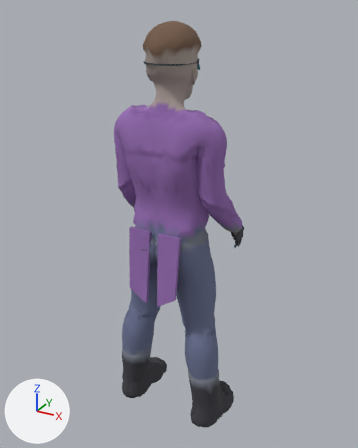
The glTF model assets/models/characters/primm_parts/primm_skinned.glb as it was, and as the next commit left it.
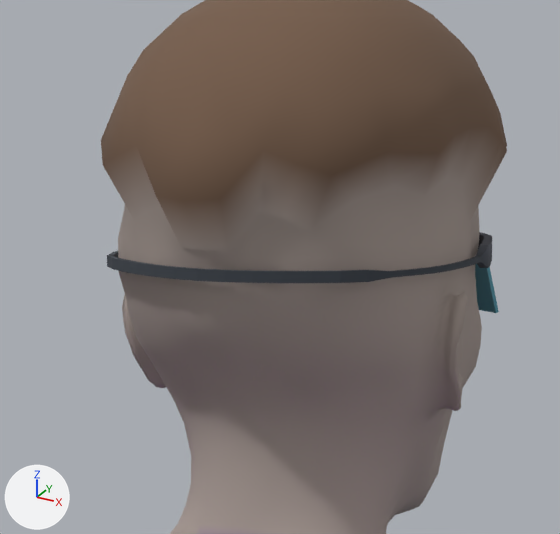
Each version is shown whole from a camera (50 mm lens) standing at (0.988, -1.683, 1.849) and looking at (-0.009, 0.13, 0.943), then close up on the part from 36% to 58% of the width and 5% to 23% of the height. Lighting does not change. The marker at lower left points along +X, +Y and +Z. The last two pictures show the newer version. Vertices at exactly the same position are counted once.

In view in the first close-up: 'Primm'.
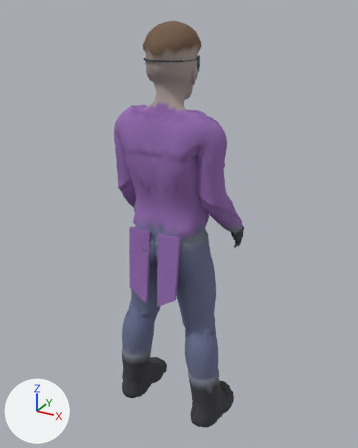
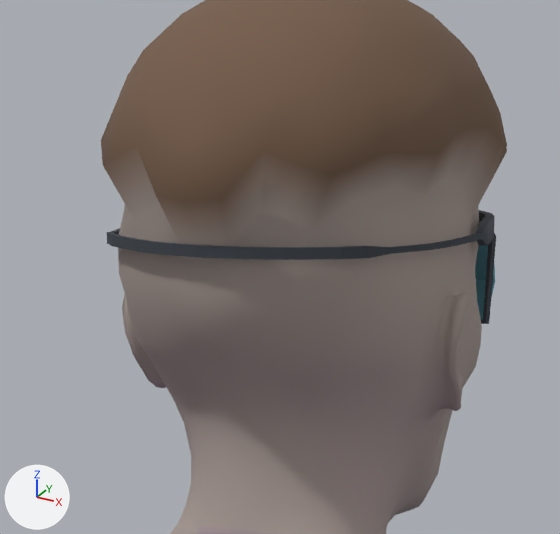
Location of each change, [x1, y1, x2, y2] in pixels of the close-ups (560 x 534 px; the box of a moved part takes in the faces that stretch with it):
part 1 of me_primm, rebuilt
    before: [475, 264, 499, 313]
    after: [475, 245, 495, 320]
part 2 of me_primm, added
    after: [481, 233, 496, 324]
part 3 of me_primm, moved or reshaped
    before: [107, 232, 492, 283]
    after: [107, 210, 495, 260]
part 4 of me_primm, recoloured
    before: [476, 233, 492, 261]
    after: [477, 219, 494, 245]

The change, as a diff of the scene's bpy script:
```diff
--- a/assets/models/characters/primm_parts/primm_skinned.glb.py
+++ b/assets/models/characters/primm_parts/primm_skinned.glb.py
@@ me_primm @@
 # used by ob_primm; location = (0.0, 0.0, 0.0)
-me_primm.from_pydata(...)  # 7959 vertices, 15893 faces; spans x -0.29..0.29, y -0.13..0.36, z 0.0..1.8
+me_primm.from_pydata(...)  # 8007 vertices, 15985 faces; spans x -0.29..0.29, y -0.13..0.36, z 0.0..1.8
+# me_primm part 1: the loose piece of 8 vertices spanning x 0.0..0.07, y 0.16..0.2, z 1.62..1.65 is rebuilt with 12 vertices and now spans x 0.0..0.07, y 0.15..0.18, z 1.61..1.66
+# me_primm part 2: a new loose piece of 24 vertices spanning x 0.0..0.07, y 0.15..0.18, z 1.61..1.67, in mat_heroskin
+# me_primm part 3
+# 50 vertices are removed from x -0.1..0.1, y -0.06..0.18, z 1.65..1.66
+# 295 faces are deleted
+# 21 vertices in x -0.1..0.1, y -0.05..0.09, z 1.65 move by (0.0, 0.0, 0.02)
+# 19 vertices in x -0.1..0.1, y 0.0..0.09, z 1.65 move by (0.0, 0.0, 0.01)
+# 6 vertices in x -0.1..0.09, y 0.08..0.18, z 1.65 move by (0.01, 0.0, 0.02)
+# 5 vertices in x -0.09..0.1, y -0.04..0.17, z 1.65 move by (-0.01, 0.0, 0.02)
+# 4 vertices in x -0.09..0.08, y -0.05..0.14, z 1.65 move by (0.0, -0.01, 0.02)
+# 3 vertices in x -0.09..0.08, y 0.0..0.13, z 1.65 move by (0.0, 0.01, 0.02)
+# 24 vertices move from x -0.1..0.1, y -0.04..0.18, z 1.65..1.66 to x -0.1..0.1, y -0.05..0.18, z 1.66..1.67
+# 50 vertices are added at x -0.1..0.1, y -0.06..0.18, z 1.66..1.67
+# 295 new faces join them, mat_heroskin
+# me_primm part 4: 46 kept faces spanning x -0.09..0.09, y 0.09..0.18, z 1.66..1.67 get new vertex colours; the middle colour goes from dark grey #4e535c to dark grey #474c55
+# other edits to the shape of me_primm do not show in these pictures
 me_primm.materials.append(mat_heroskin)
```
